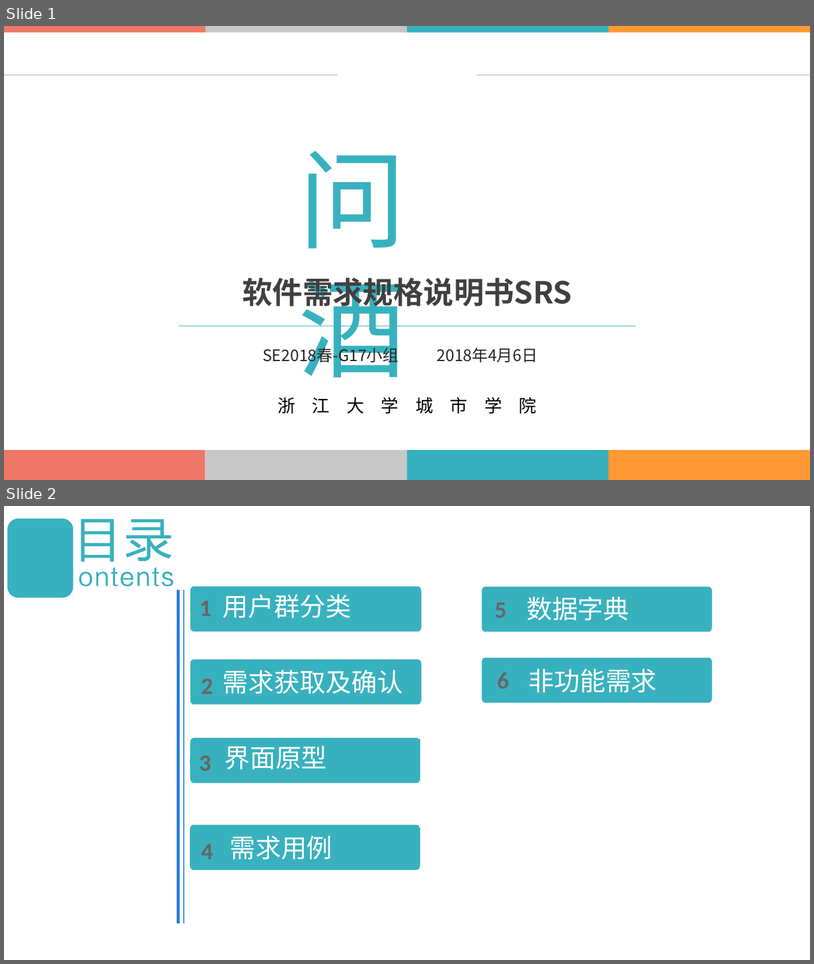
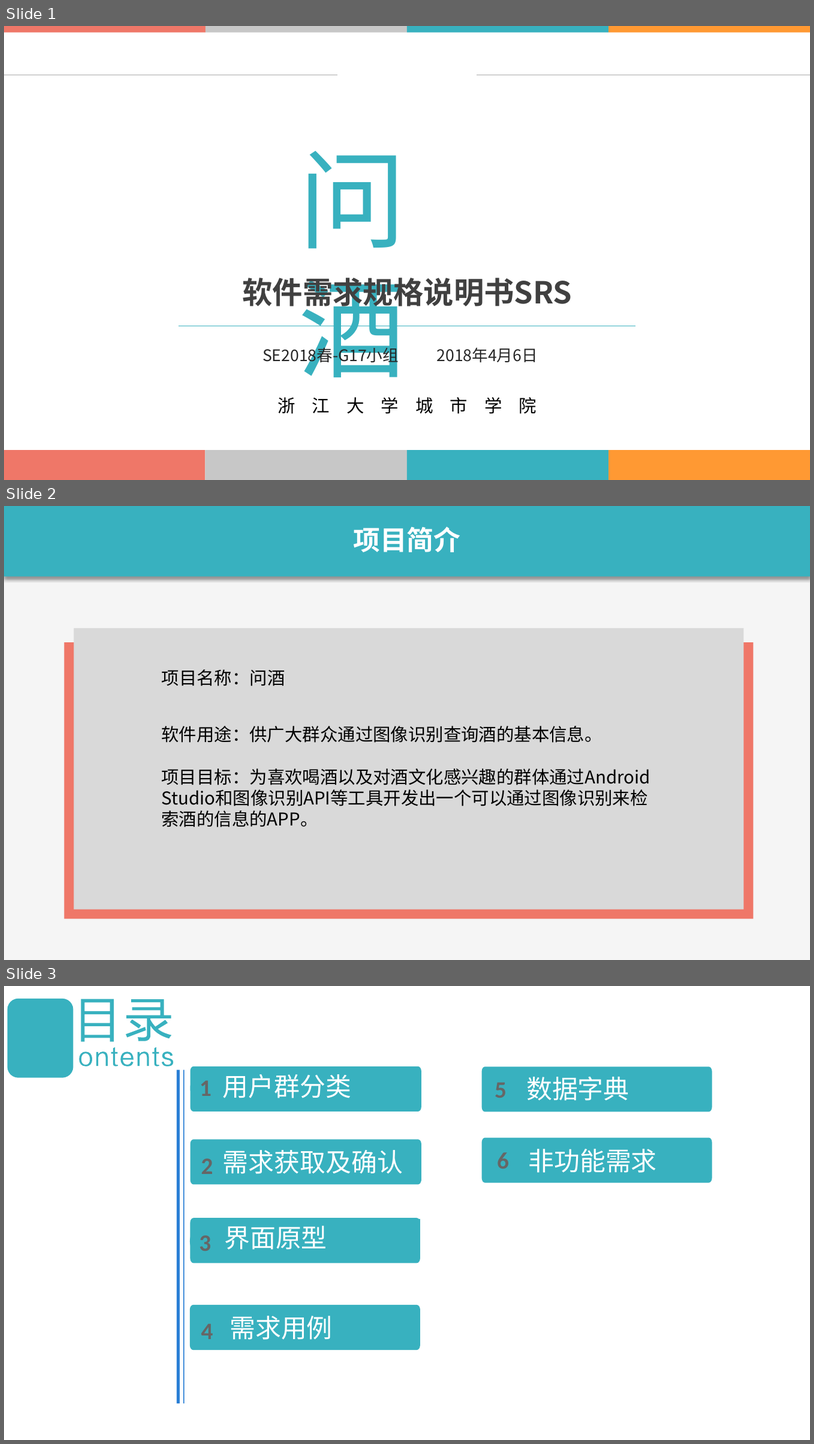
Before and after one commit to boboHh/Wine-APP, a slide deck: SE2018春-G17-需求分析PPT.pptx. Shown one above the other, each under a label of ours: slides 1 and 2 before the commit, slides 1, 2 and 3 after it. The pictures are 814x964 and 814x1444 pixels, drawn with LibreOffice and Linux fonts; fonts in the diff are those of the drawing; background and template pictures are left out. Boxes give left, top, right and bottom in pixels: in the first picture for what was removed or moved away, otherwise in the second. Text is boxed around its words. In the diff, an @@ line names an element or a change of style, - is before the commit and + after.

```diff
--- a/SE2018春-G17-需求分析PPT.pptx
+++ b/SE2018春-G17-需求分析PPT.pptx
@@ slide 2 added at bbox=[4, 506, 810, 960], background #F5F5F5 @@
@@ rectangle added at bbox=[4, 506, 810, 577], fill #38B1BF @@
@@ text added at bbox=[353, 526, 461, 552], 32 pt, text #FFFFFF, bold @@
+项目简介
@@ rectangle added at bbox=[74, 628, 744, 910], fill #D9D9D9 @@
@@ rectangle added at bbox=[65, 642, 754, 919], fill #EF7768 @@
@@ text added at bbox=[162, 669, 285, 686], 21 pt, text #000000 @@
+项目名称：问酒
@@ text added at bbox=[162, 726, 651, 827], 21 pt, text #000000 @@
+软件用途：供广大群众通过图像识别查询酒的基本信息。
+项目目标：为喜欢喝酒以及对酒文化感兴趣的群体通过Android Studio和图像识别API等工具开发出一个可以通过图像识别来检索酒的信息的APP。
@@ what was slide 2 is now slide 3 @@
```
Also in this commit, not shown: 2 slides changed, 4 other slides added, 3 other files.
